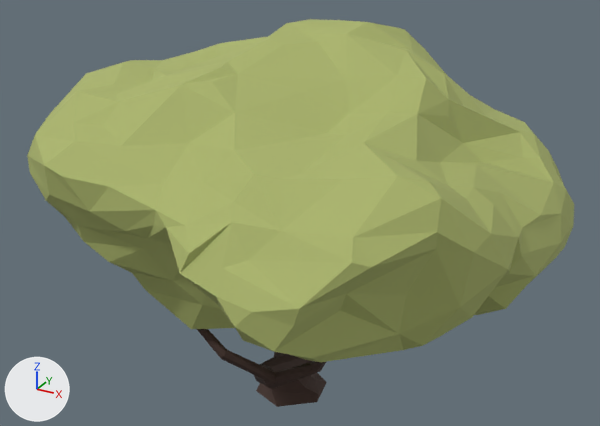
Before and after pictures for a commit that changed the FBX model Content/Models/Trees/Tree03.FBX.
Before and after are seen from a 50 mm camera at (19.79, -14.59, 11.97) aimed at (13.07, -2.36, 5.86). Arrows for +X, +Y and +Z are at lower left; the lights stay in place. Where no turn or scale is listed for an object, it has been applied to the vertices.

In view in the first picture: 'Tree03'.
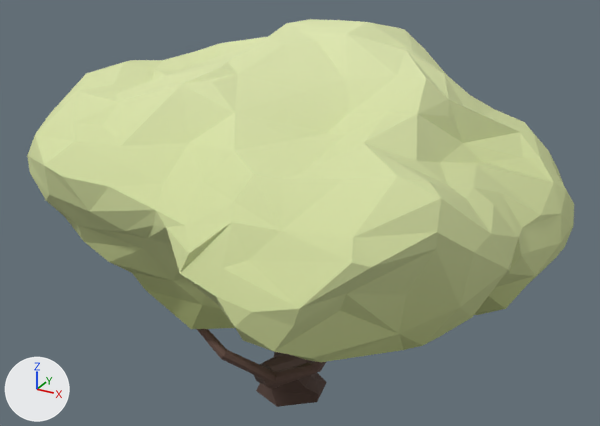
The newer file is also turned or shifted as a whole; pictures and numbers use the older file's frame.

Changed parts and their boxes [x1, y1, x2, y2] in the pictures (600 x 426 px):
```json
{"object": "Tree03", "change": "surface changed", "before": [27, 19, 574, 390], "after": [27, 19, 574, 390]}
{"part": 1, "of": "me_mesh", "change": "surface changed", "before": [27, 19, 574, 407], "after": [27, 19, 574, 407]}
```

Edits to the scene script, one JSON object a line:
```json
{"op": "add", "block": "img_t_general_gradients_jpg", "code": ["img_t_general_gradients_jpg = load_image('T_general_gradients.jpg', '_unpacked/T_general_gradients.jpg', 64, 64, 'sRGB')"]}
{"op": "set", "path": "mat_material__25.texture", "old": "img_t_general_jpg", "new": "img_t_general_gradients_jpg"}
{"block": "me_mesh", "where": "me_mesh.from_pydata(...)  # 539 vertices, 875 faces; spans x -2.79..6.2, y -6.87..1.04, z 0.02..9.19"}
{"block": "me_mesh", "where": "# used by ob_tree03; location = (11.49, 0.0, 0.0)"}
{"block": "me_mesh", "change": "me_mesh part 1: texture (UV) coordinates of 875 of 875 faces, centred in x -2.73..6.17, y -6.82..1.0, z 0.14..9.15, changed; they spanned u 0.06..0.2, v 0.67..0.82 and now span u 0.01..0.24, v 0.64..0.86"}
```
